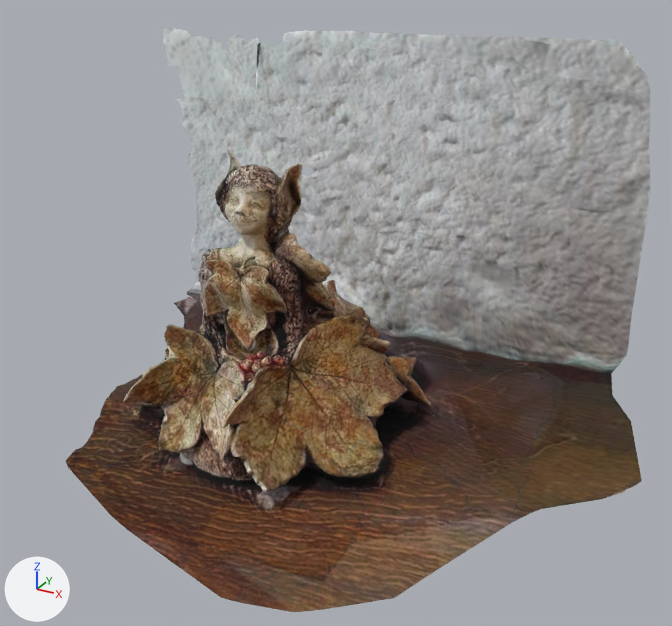
Two versions of the glTF model bladerina.glb, one commit apart.
One viewpoint serves both versions: a 50 mm camera at (24.1, -37.0, 17.1) aimed at (2.3, 2.6, -2.7). The axes (+X, +Y, +Z) are drawn at lower left. The lights are the same throughout. Where no turn or scale is listed for an object, it has been applied to the vertices. Vertices at the same position are counted once.

Objects in the first picture: 'bladerina'.
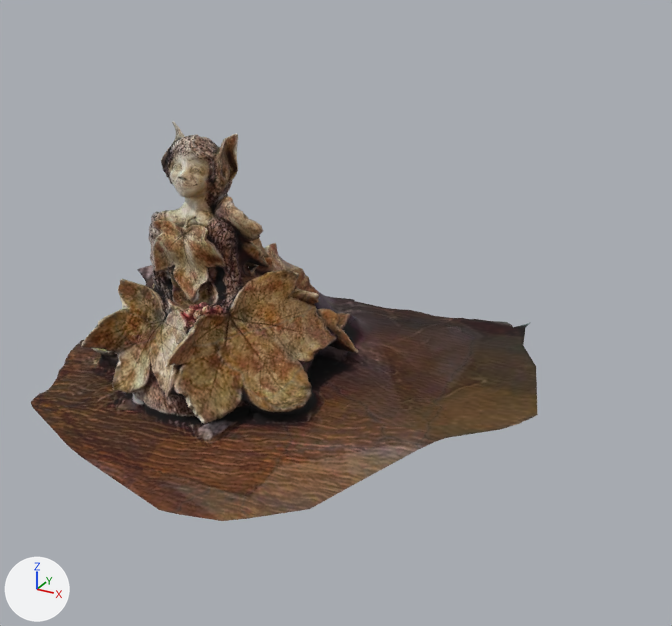
Changed parts and their boxes [x1, y1, x2, y2] in the pictures (672 x 626 px):
'bladerina', reshaped, moved (13% narrower, 32% shorter): before [66, 28, 651, 612]; after [31, 122, 538, 521]
part 1 of me_bladerina, deleted: before [163, 28, 651, 373]

Patch to the scene script:
```diff
--- a/bladerina.glb.py
+++ b/bladerina.glb.py
@@ mat_material_1 @@
+mat_material_1 = principled_material('material_1')
+mat_material_1.texture = img_bladerina
+mat_material_1.roughness = 1.0
@@ me_bladerina @@
 # used by ob_bladerina; location = (6.33, -3.75, 0.0)
-me_bladerina.from_pydata(...)  # 15690 vertices, 31246 faces; spans x -20.9..12.5, y -7.7..17.4, z -10.3..11.0
+me_bladerina.from_pydata(...)  # 12439 vertices, 24771 faces; spans x -20.0..12.5, y -7.7..16.5, z -10.3..6.0
+# me_bladerina part 1: 3251 vertices removed from x -20.9..9.4, y 13.8..17.4, z -8.8..11.0
 me_bladerina.materials.append(mat_texture_0)
-me_bladerina.materials.append(mat_untextured)  # grey #bcbcbc
+me_bladerina.materials.append(mat_material_1)  # picture img_bladerina
@@ ob_bladerina @@
 ob_bladerina = bpy.data.objects.new('bladerina', me_bladerina)
-ob_bladerina.location = (6.33, -3.75, 0.0)
+ob_bladerina.location = (0.0, 0.0, 0.0)
```
